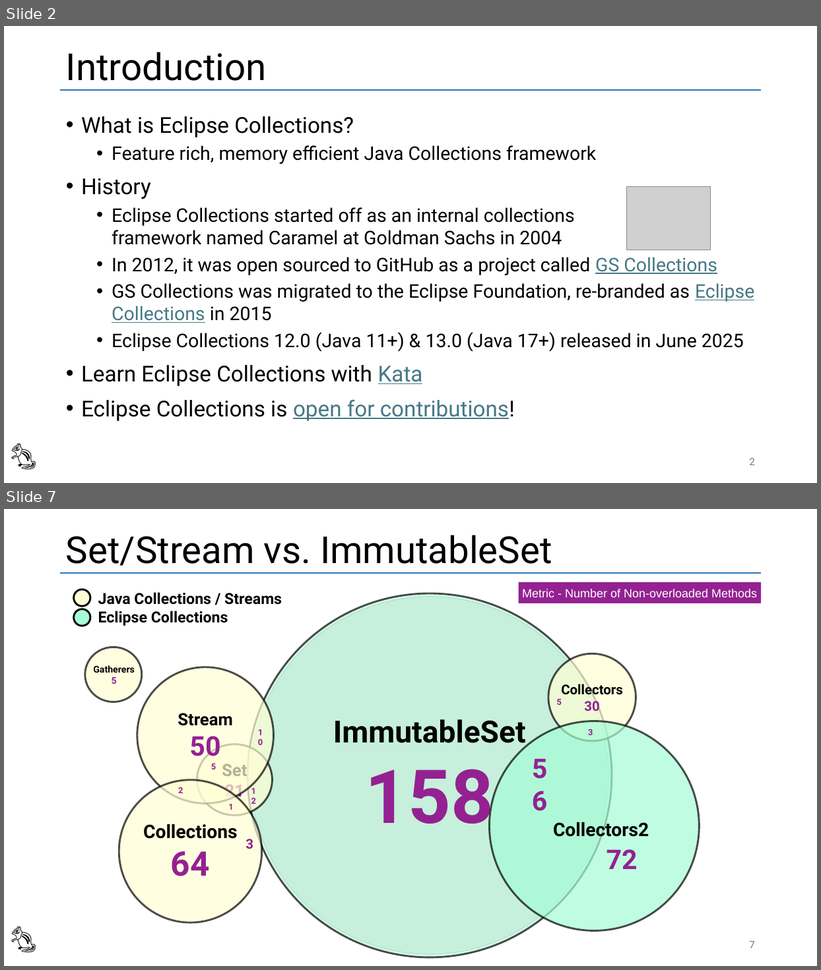
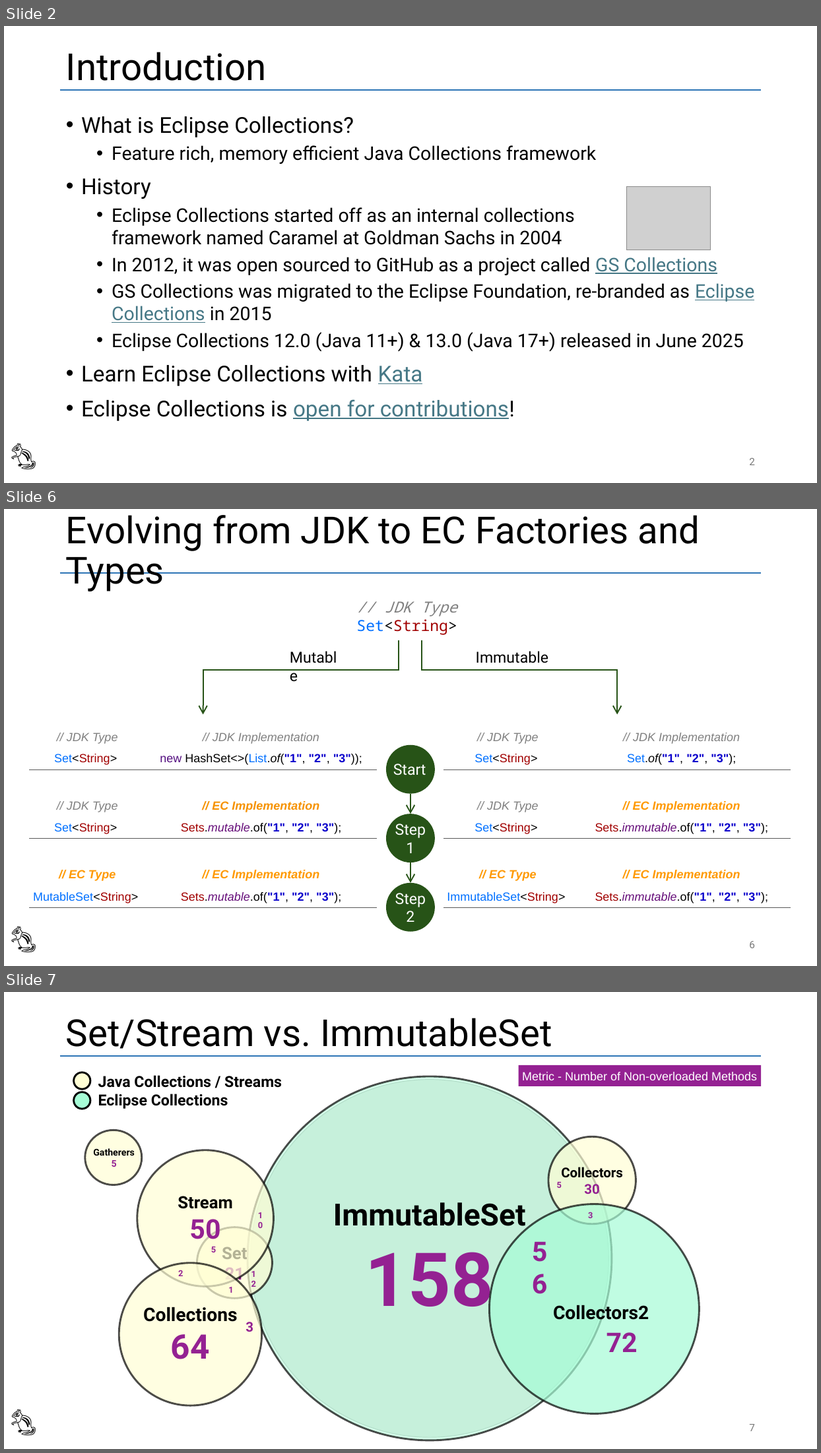
Before and after one commit to vmzakharov/refactor-to-ec-remake, a slide deck: RefactorToEcIntro.pptx. Shown one above the other, each under a label of ours: slides 2 and 7 before the commit, slides 2, 6 and 7 after it; the slides between them are not shown. The pictures are 821x970 and 821x1453 pixels, drawn with LibreOffice and Linux fonts; fonts in the diff are those of the drawing; grey boxes stand for pictures. Boxes give left, top, right and bottom in pixels: in the first picture for what was removed or moved away, otherwise in the second. Text is boxed around its words. In the diff, an @@ line names an element or a change of style, - is before the commit and + after.

Commit message:
adds Evolving Set slide

```diff
--- a/RefactorToEcIntro.pptx
+++ b/RefactorToEcIntro.pptx
@@ slide 6 added at (4, 509, 817, 966), background #FFFFFF; not listed: 1 template element that a slide beside it also shows @@
@@ title added at (66, 515, 700, 591), 44 pt, text #000000 @@
+Evolving from JDK to EC Factories and Types
@@ text added at (356, 601, 457, 635), 18 pt, text #808080 @@
+// JDK Type
+Set<String>
@@ elbow arrow added from (399, 625) to (203, 714), #275417 1.5 pt @@
@@ elbow arrow added from (422, 625) to (618, 714), #275417 1.5 pt @@
@@ text added at (284, 645, 351, 669), 18 pt, text #000000 @@
+Mutable
@@ text added at (476, 651, 548, 663), 18 pt, text #000000 @@
+Immutable
@@ table added at (29, 714, 377, 908), 6 rows, 2 columns @@
+// JDK Type | // JDK Implementation
+Set<String> | new HashSet<>(List.of("1", "2", "3"));
+// JDK Type | // EC Implementation
+Set<String> | Sets.mutable.of("1", "2", "3");
+// EC Type | // EC Implementation
+MutableSet<String> | Sets.mutable.of("1", "2", "3");
@@ table added at (444, 714, 791, 908), 6 rows, 2 columns @@
+// JDK Type | // JDK Implementation
+Set<String> | Set.of("1", "2", "3");
+// JDK Type | // EC Implementation
+Set<String> | Sets.immutable.of("1", "2", "3");
+// EC Type | // EC Implementation
+ImmutableSet<String> | Sets.immutable.of("1", "2", "3");
@@ ellipse added at (386, 745, 435, 794), fill #275417, 18 pt, text #FFFFFF @@
+Start
@@ arrow added from (411, 794) to (411, 814), #275417 1.5 pt @@
@@ ellipse added at (386, 814, 435, 863), fill #275417, 18 pt, text #FFFFFF @@
+Step
+1
@@ arrow added from (411, 863) to (411, 883), #275417 1.5 pt @@
@@ ellipse added at (386, 883, 435, 932), fill #275417, 18 pt, text #FFFFFF @@
+Step
+2
@@ text added at (4, 918, 53, 956), 32 pt, text #000000 @@
+🐿️
@@ page number added at (749, 941, 755, 949), 12 pt, text #797979 @@
+6
```
Also in this commit, not shown: 4 slides changed, 1 other slide added, 1 slide removed, 1 other file.
